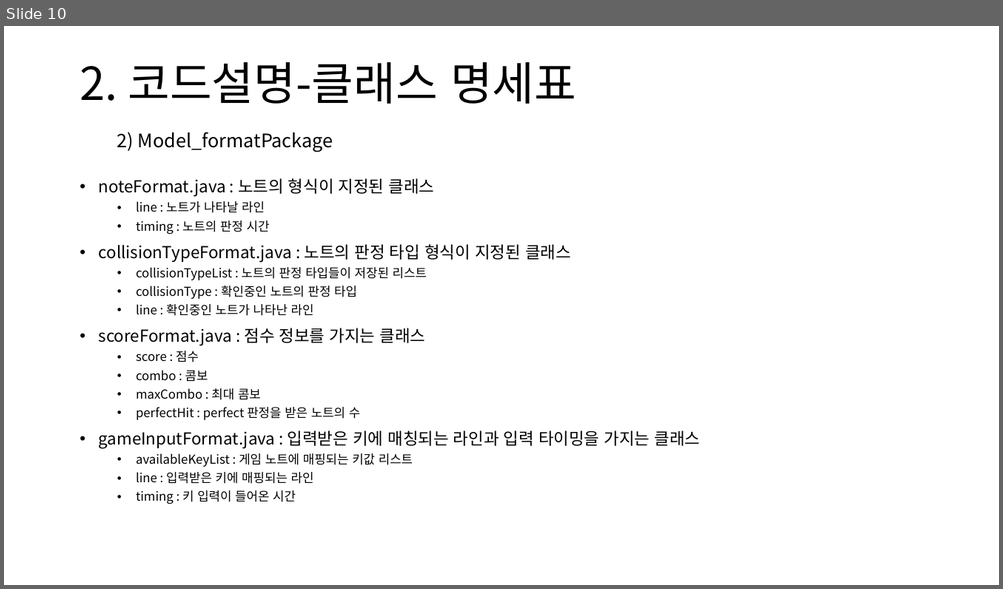
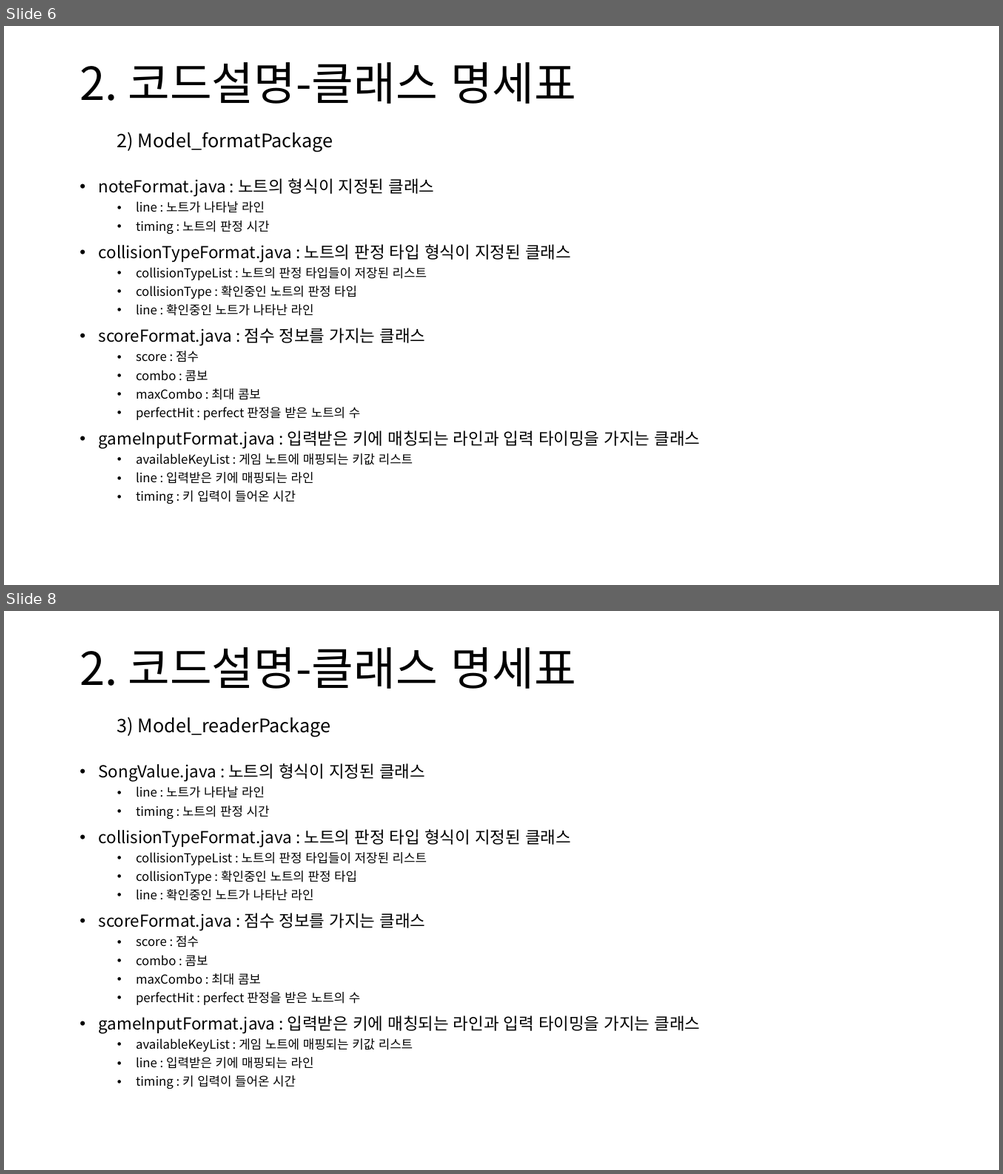
Before and after one commit to PKafka0320/clone-deemo, a slide deck: PSB_Project_report.pptx. Shown one above the other, each under a label of ours: slide 10 before the commit, slides 6 and 8 after it; the slides between them are not shown. The pictures are 1003x589 and 1003x1174 pixels, drawn with LibreOffice and Linux fonts; fonts in the diff are those of the drawing. Boxes give left, top, right and bottom in pixels: in the first picture for what was removed or moved away, otherwise in the second. Text is boxed around its words. In the diff, an @@ line names an element or a change of style, - is before the commit and + after.

```diff
--- a/PSB_Project_report.pptx
+++ b/PSB_Project_report.pptx
@@ slide 8 added at [4,611,999,1170], background #FFFFFF @@
@@ title added at [79,647,576,689], 44 pt, text #000000 @@
+2. 코드설명-클래스 명세표
@@ text added at [117,717,330,738], 18 pt, text #000000 @@
+  3) Model_readerPackage
@@ text added at [99,763,700,1090], 12 pt, text #000000 @@
+• SongValue.java : 노트의 형식이 지정된 클래스
+  • line : 노트가 나타날 라인
+  • timing : 노트의 판정 시간
+• collisionTypeFormat.java : 노트의 판정 타입 형식이 지정된 클래스
+  • collisionTypeList : 노트의 판정 타입들이 저장된 리스트
+  • collisionType : 확인중인 노트의 판정 타입
+  • line : 확인중인 노트가 나타난 라인
+• scoreFormat.java : 점수 정보를 가지는 클래스
+  • score : 점수
+  • combo : 콤보
+  • maxCombo : 최대 콤보
+  • perfectHit : perfect 판정을 받은 노트의 수
+• gameInputFormat.java : 입력받은 키에 매칭되는 라인과 입력 타이밍을 가지는 클래스
+  • availableKeyList : 게임 노트에 매핑되는 키값 리스트
+  • line : 입력받은 키에 매핑되는 라인
+  • timing : 키 입력이 들어온 시간
@@ what was slide 10 is now slide 6 @@
```
Also in this commit, not shown: 2 slides changed, 4 slides removed, 1 other file.
